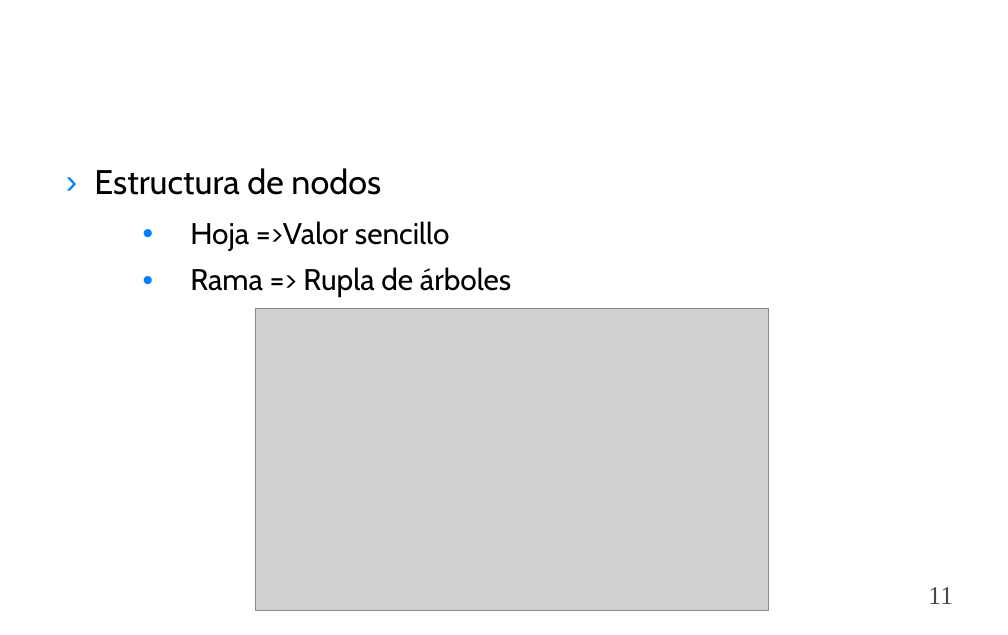
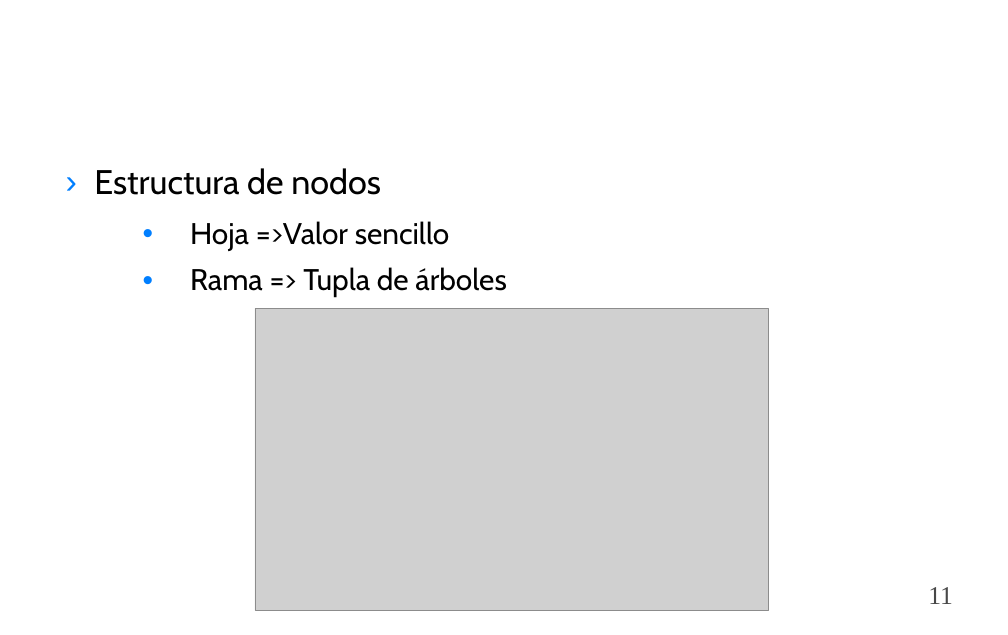
Before and after one commit to togacharls/cursoScala, a slide deck: slide 11 of guiones/ppt/7.Programación Funcional Scala.ppt. Drawn at 1008x635 pixels with LibreOffice and Linux fonts; fonts in the diff are those of the drawing; grey boxes stand for pictures; background and template pictures are left out. Boxes give left, top, right and bottom in pixels: in the first picture for what was removed or moved away, otherwise in the second. Text is boxed around its words. In the diff, an @@ line names an element or a change of style, - is before the commit and + after.

```diff
--- a/guiones/ppt/7.Programación Funcional Scala.ppt
+++ b/guiones/ppt/7.Programación Funcional Scala.ppt
@@ text at [190,267,506,297]: text changed @@
-  • Rama => Rupla de árboles
+  • Rama => Tupla de árboles
```
Also in this commit, not shown: 3 other slides changed, 4 other files.
